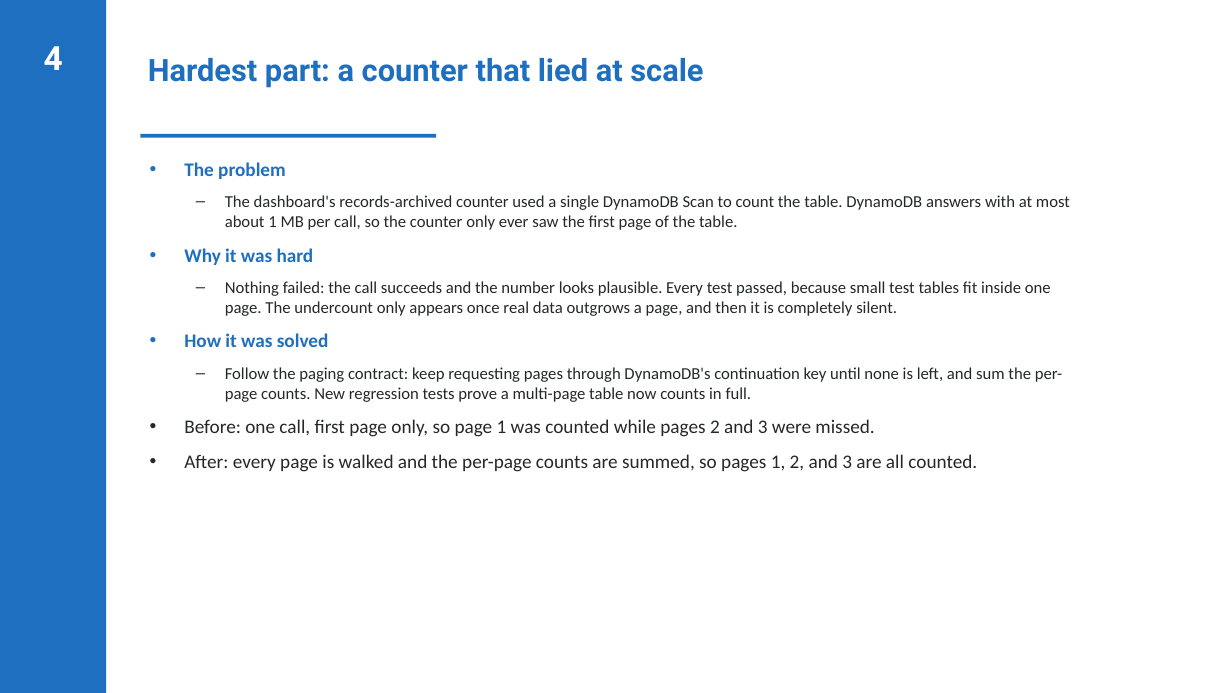
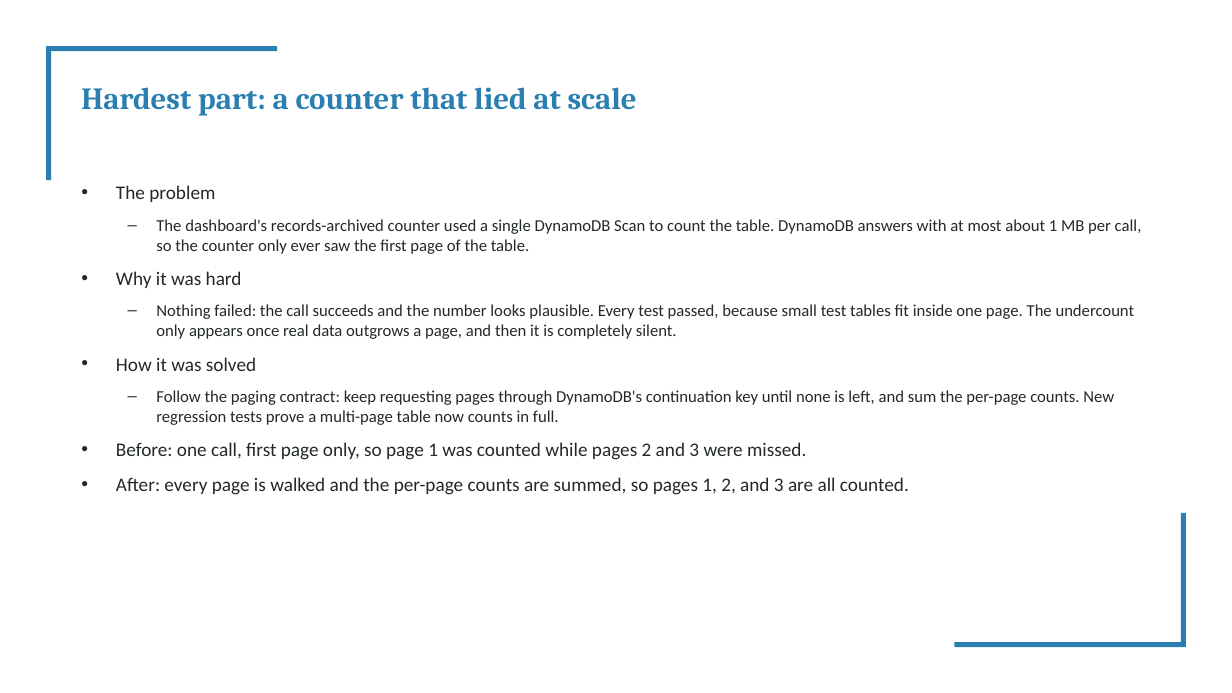
Before and after one commit to valletivarish/FEC_version_2, a slide deck: slide 5 of ppt/cold-chain-logistics.pptx. Drawn at 1232x693 pixels with LibreOffice and Linux fonts; fonts in the diff are those of the drawing. Boxes give left, top, right and bottom in pixels: in the first picture for what was removed or moved away, otherwise in the second. Text is boxed around its words. In the diff, an @@ line names an element or a change of style, - is before the commit and + after.

Commit message:
Re-theme project 04 deck (teal band, badge-free) + all 8 unassigned spare decks to distinct new themes; clear bold highlighting

```diff
--- a/ppt/cold-chain-logistics.pptx
+++ b/ppt/cold-chain-logistics.pptx
@@ rectangle removed at (0,0,106,693) @@
@@ text removed at (44,46,63,70) @@
-4
@@ rectangle added at (46,46,277,52), fill #2A7FB0 @@
@@ rectangle added at (46,46,52,180), fill #2A7FB0 @@
@@ title "Hardest part: a counter that ...": place and size @@
-title "Hardest part: a counter that ..." at (148,58,703,88)
+title "Hardest part: a counter that ..." at (81,87,637,116)
@@ title "Hardest part: a counter that ..." at (81,87,637,116): font Roboto to Cambria, text colour #1F6FC0 to #2A7FB0 @@
@@ text "The problem": place and size @@
-text "The problem" at (184,162,1070,472)
+text "The problem" at (116,185,1142,495)
@@ text at (116,185,256,371): text colour #1F6FC0 to #232A26, bold off in "The problem", "Why it was hard", "How it was solved" @@
@@ rectangle added at (1181,513,1187,647), fill #2A7FB0 @@
@@ rectangle: place and size @@
-rectangle at (140,134,436,138)
+rectangle at (955,642,1186,648)
@@ rectangle at (955,642,1186,648): fill #1F6FC0 to #2A7FB0 @@
```
Also in this commit, not shown: 5 other slides changed, 9 other files.
